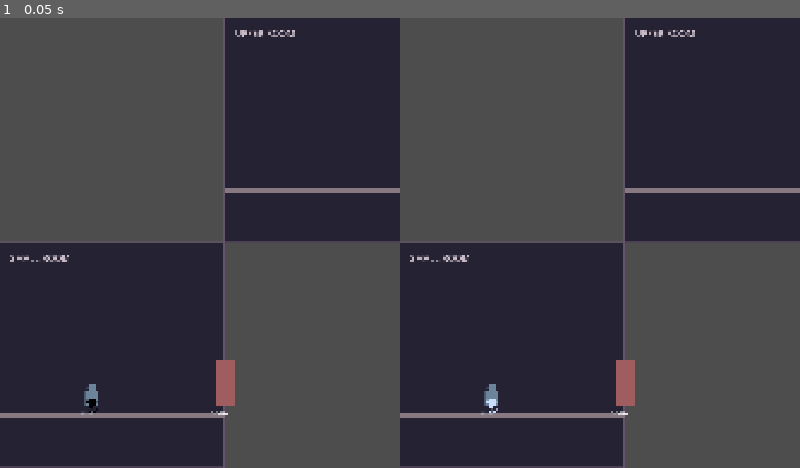
Above: before the commit, frame 1.
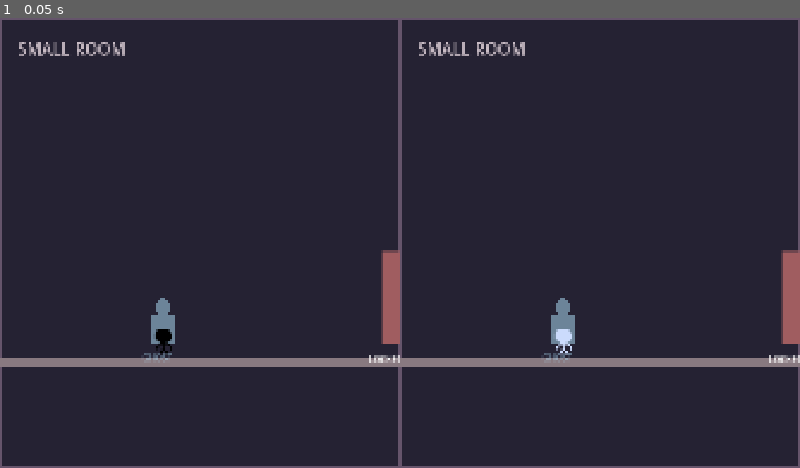
Above: after the commit, the same moment.

Repository: Clownpiece106/Robimy-dzem-2026
Game: Godot game, scene res://scenes/mansion.tscn
Two runs of this game, one before a commit and one after it. Both use one fixed random seed, a clock stepped at 60 frames per second and the inputs below.
Inputs:
- Up to frame 1 (0.05 s): no input

The runs differ from the first frame. In frame 1, 54% of the frame differs, in the area x 0-100%, y 0-100%.

Commit message:
Fix camera

Diff:
--- a/scripts/map_instance.gd
+++ b/scripts/map_instance.gd
@@ -9,6 +9,7 @@
 var mansion: Node2D
 const BACKGROUND_LANE_Y := 260.0
 const FOREGROUND_LANE_Y := 390.0
+const ROOM_VIEW_SIZE := Vector2(540.0, 540.0)
 
 @onready var bg_physics_tile_map = $BgPhysicsTileMap
 @onready var fg_physics_tile_map = $FgPhysicsTileMap
@@ -160,6 +161,24 @@
 		for room in mansion.get_children():
 			room.update_visibility(player.global_position)
 	if camera != null and player != null:
-		camera.position = player.position
+		if mansion != null:
+			_update_mansion_camera()
+		else:
+			camera.position = player.position
 	if session != null and player != null:
 		session.update_player_state(local_player_id, player.position, player.plane)
+
+func _update_mansion_camera() -> void:
+	# Match the logical room dimensions to the actual split viewport size.
+	var viewport_size := Vector2(get_viewport().get_visible_rect().size)
+	if viewport_size.x <= 0.0 or viewport_size.y <= 0.0:
+		return
+	camera.zoom = viewport_size / ROOM_VIEW_SIZE
+	for room in mansion.get_children():
+		var bounds := Rect2(room.position, Vector2(room.room_width, ROOM_VIEW_SIZE.y))
+		if bounds.has_point(player.position):
+			camera.position = Vector2(
+				clampf(player.position.x, bounds.position.x + ROOM_VIEW_SIZE.x / 2.0, bounds.end.x - ROOM_VIEW_SIZE.x / 2.0),
+				bounds.position.y + ROOM_VIEW_SIZE.y / 2.0
+			)
+			return
